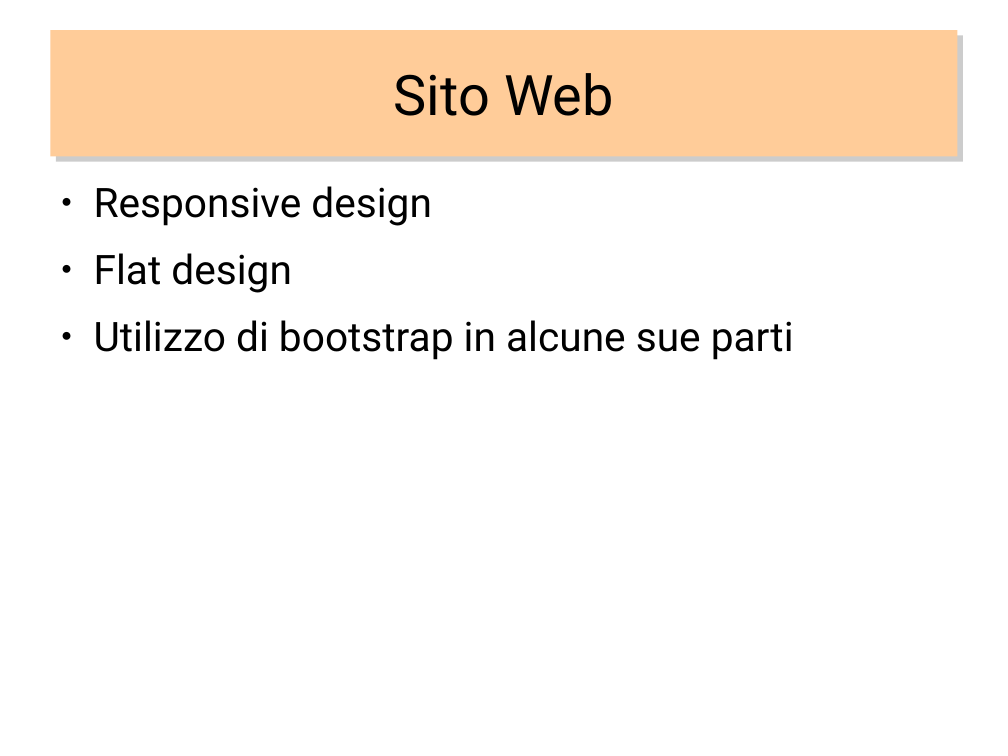
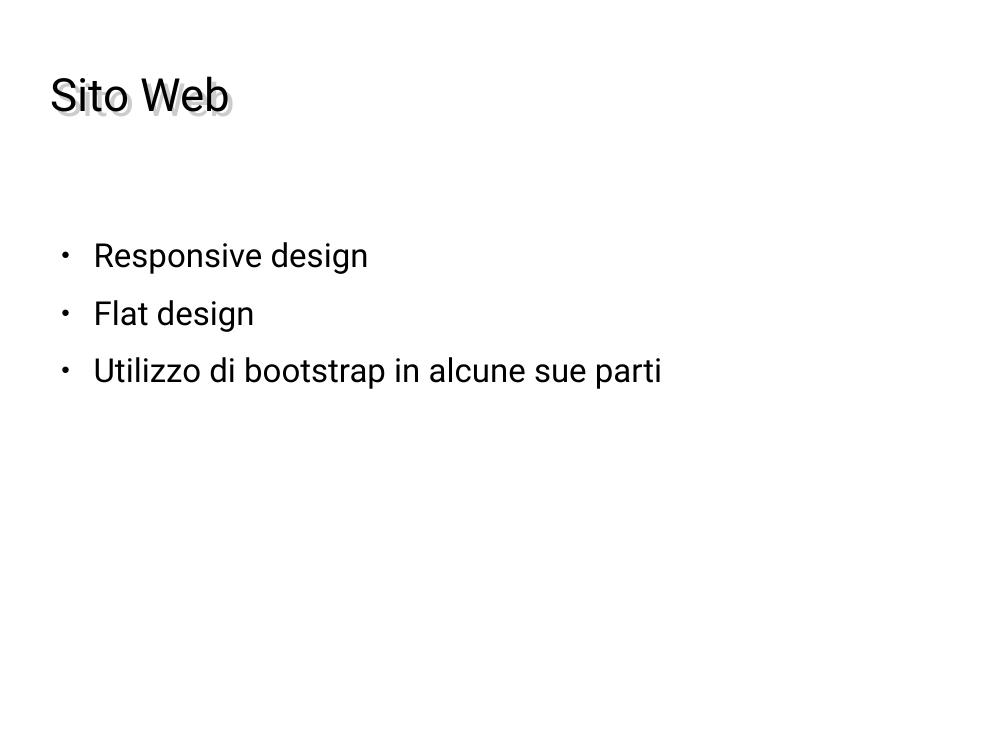
Before and after one commit to PeiPei97/ProgettoMagic, a slide deck: slide 11 of magicscrap.odp. Drawn at 1008x756 pixels with LibreOffice and Linux fonts; fonts in the diff are those of the drawing; background and template pictures are left out. Boxes give left, top, right and bottom in pixels: in the first picture for what was removed or moved away, otherwise in the second. Text is boxed around its words. In the diff, an @@ line names an element or a change of style, - is before the commit and + after.

```diff
--- a/magicscrap.odp
+++ b/magicscrap.odp
@@ title "Sito Web": place and size @@
-title "Sito Web" at (50,30,958,156)
+title "Sito Web" at (56,76,231,116)
@@ title "Sito Web" at (56,76,231,116): size 44 to 36 pt; alignment centre to left; fill #FFCC99 to none; shadow off @@
@@ text "Responsive design" at (94,242,662,389): size 32 to 26 pt @@
```
Also in this commit, not shown: 11 other slides changed, 3 slides added, 4 slides removed, 3 other files.
